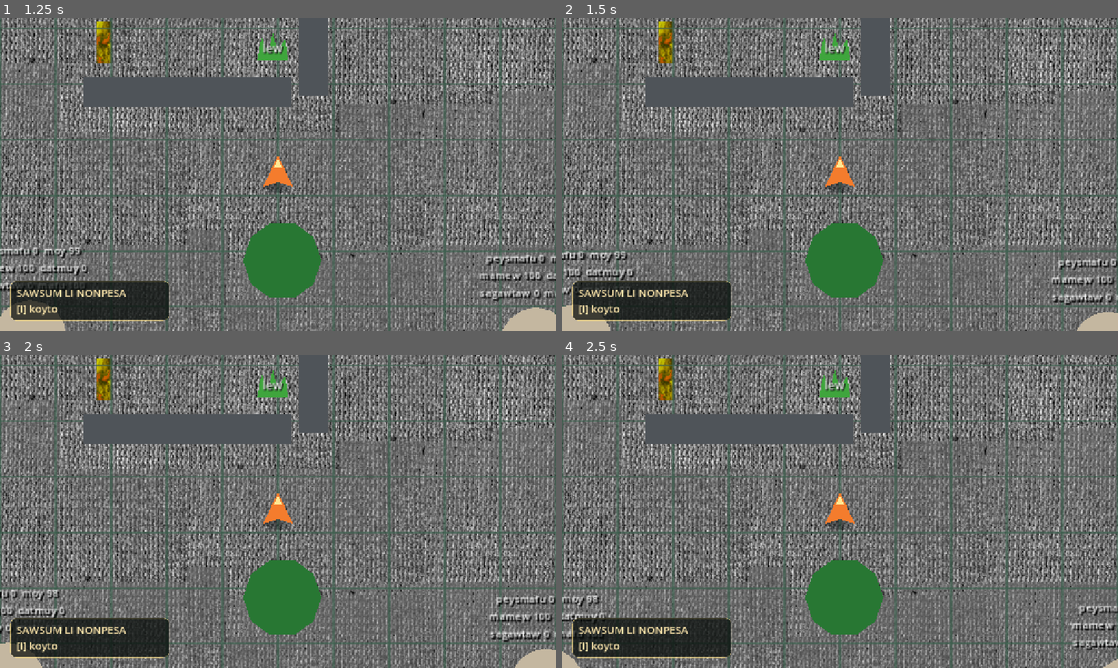
Above: before the commit, frames 1-4 (two rows, left to right).
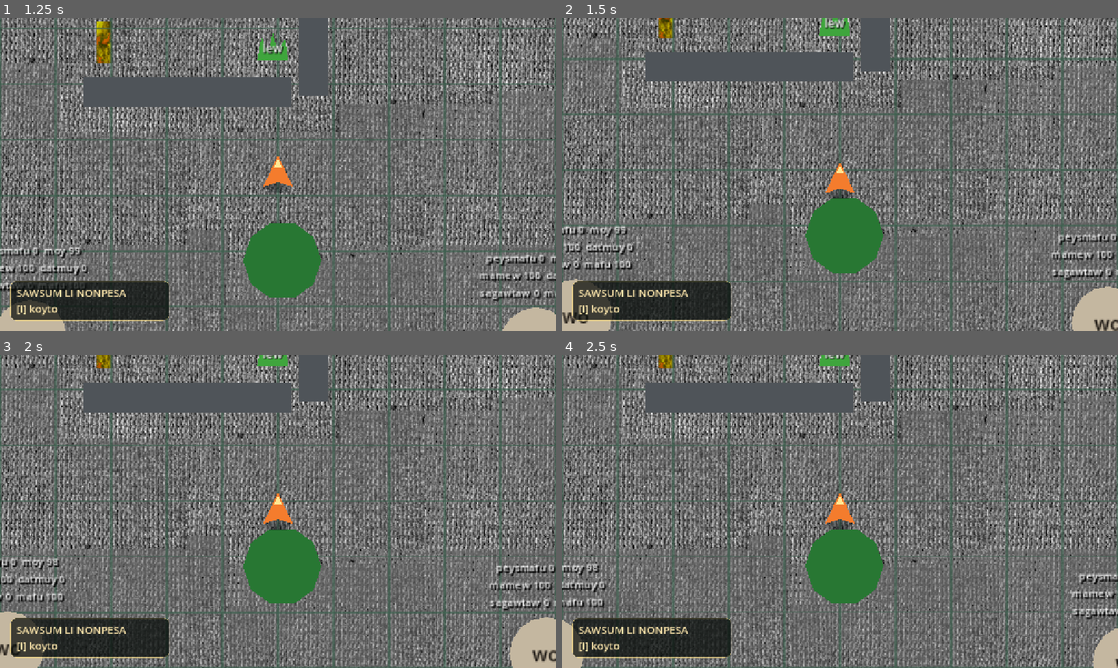
Above: after the commit, the same moments.

Repository: armikhalev/secret-sauce-godot
Game: Godot game, scene res://scenes/game.tscn
The game is run twice, just before and just after one commit, with the same random seed, the same clock (stepped at 60 frames per second) and the same inputs.
Inputs (mouse positions are in pixels of both pictures, inside the frame that each line leads up to):
- Up to frame 1 (1.25 s): tap Enter (menu_accept) at 0.5 s; move the mouse to (400, 158) at 0.52 s; hold Right (menu_right) from 0.53 s (still down); hold F (attack, bound only before the commit) from 0.53 s (still down); click (400, 158) at 0.67 s
- Up to frame 2 (1.5 s): move the mouse to (728, 190) at 1.27 s; release Right (menu_right) at 1.28 s; release F (attack, bound only before the commit) at 1.28 s; hold G (magnet_back, bound only after the commit) from 1.28 s (still down); tap F (attack, bound only before the commit) at 1.35 s
- Up to frame 3 (2 s): keep holding G (magnet_back, bound only after the commit)
- Up to frame 4 (2.5 s): move the mouse to (895, 442) at 2.02 s; release G (magnet_back, bound only after the commit) at 2.03 s; hold Right (menu_right) from 2.03 s (still down); hold = (zoom_in) from 2.03 s (still down); tap F (attack, bound only before the commit) at 2.3 s

Frame 1 is identical in both runs. In frame 2, 47% of the frame differs, in the area x 0-100%, y 0-100%; in frame 3, 50%; in frame 4, 49%.

Commit message:
fix:add actual magnet-back

Diff:
--- a/project.godot
+++ b/project.godot
@@ -115,9 +115,15 @@
 , Object(InputEventMouseButton,"resource_local_to_scene":false,"resource_name":"","device":0,"window_id":0,"alt_pressed …(243 unchanged characters)…
 ]
 }
-attack={
+circle_hit={
 "deadzone": 0.5,
 "events": [Object(InputEventKey,"resource_local_to_scene":false,"resource_name":"","device":0,"window_id":0,"alt_presse …(189 unchanged characters)…
+, Object(InputEventJoypadButton,"resource_local_to_scene":false,"resource_name":"","device":-1,"button_index":1,"pressure":0.0,"pressed":false,"script":null)
+]
+}
+magnet_back={
+"deadzone": 0.5,
+"events": [Object(InputEventKey,"resource_local_to_scene":false,"resource_name":"","device":0,"window_id":0,"alt_pressed":false,"shift_pressed":false,"ctrl_pressed":false,"meta_pressed":false,"pressed":false,"keycode":0,"physical_keycode":71,"key_label":0,"unicode":0,"location":0,"echo":false,"script":null)
 , Object(InputEventJoypadButton,"resource_local_to_scene":false,"resource_name":"","device":-1,"button_index":2,"pressure":0.0,"pressed":false,"script":null)
 ]
 }
--- a/scenes/game.tscn
+++ b/scenes/game.tscn
@@ -1329,6 +1329,7 @@
 position = Vector2(260, 180)
 
 [node name="Player" parent="World/Entities" unique_id=873471165 instance=ExtResource("1_player")]
+grant_test_magnet_back_on_start = true
 
 [node name="Items" type="Node2D" parent="World" unique_id=1148796590]
 
--- a/scenes/player.tscn
+++ b/scenes/player.tscn
@@ -25,6 +25,15 @@
 position = Vector2(0, -12)
 polygon = PackedVector2Array(0, -6, 5, 4, -5, 4)
 color = Color(1, 0.91, 0.58, 1)
+
+[node name="MagnetPull" type="Line2D" parent="."]
+visible = false
+points = PackedVector2Array(-15, 17, -10, 24, 0, 31, 10, 24, 15, 17)
+width = 3.0
+default_color = Color(0.58, 0.9, 1, 0.9)
+joint_mode = 1
+begin_cap_mode = 2
+end_cap_mode = 2
 
 [node name="AttackPivot" type="Node2D" parent="."]
 visible = false
--- a/scripts/inventory_menu.gd
+++ b/scripts/inventory_menu.gd
@@ -179,7 +179,6 @@
 		return
 	if selectable_kinds[selected_item_index] == "charm":
 		player.toggle_charm(selectable_data[selected_item_index])
-		rebuild_item_list()
 		return
 	if player.lew_inventory.is_empty():
 		return
--- a/scripts/lew_population.gd
+++ b/scripts/lew_population.gd
@@ -3,7 +3,7 @@
 @export var item_container_path: NodePath
 @export var spawn_points_path: NodePath
 @export var population_limit: int = 4
-@export var spawn_interval: float = 30.0
+@export var spawn_interval: float = 15.0
 
 var spawn_timer: Timer
 var eternal_spawn_slot_id := -1
--- a/scripts/player.gd
+++ b/scripts/player.gd
@@ -26,6 +26,7 @@
 @export var magnet_back_speed: float = 900.0
 @export var magnet_search_distance: float = 4000.0
 @export var charm_notches := 1
+@export var grant_test_magnet_back_on_start := false
 
 var lew_inventory: Array[LewData] = []
 var wo_inventory := 0
@@ -45,6 +46,7 @@
 var is_magnetizing_back := false
 var magnet_back_direction := Vector2.ZERO
 var magnet_back_distance_left := 0.0
+var magnet_pull_tween: Tween
 var bravery_by_npc_class: Dictionary = {
 	"predator": 0,
 	"herbivor": 0,
@@ -68,6 +70,9 @@
 	if migrated_circle_hit and equipped_charms.is_empty():
 		equipped_charms.append(CIRCLE_HIT_CHARM)
 	circle_hit_unlocked = has_charm(CIRCLE_HIT_CHARM)
+	if grant_test_magnet_back_on_start and grant_charm(MAGNET_BACK_CHARM):
+		if get_used_charm_notches() < charm_notches:
+			equipped_charms.append(MAGNET_BACK_CHARM)
 	_save_charms()
 
 
@@ -120,19 +125,22 @@
 
 
 func _unhandled_input(event: InputEvent) -> void:
-	if event.is_action_released("attack"):
+	if event.is_action_released("circle_hit"):
 		attack_button_held = false
 		return
 	if is_dead or is_rebounding or is_magnetizing_back:
 		return
-	if event.is_action_pressed("attack"):
-		if not is_charm_equipped(CIRCLE_HIT_CHARM) and not is_charm_equipped(MAGNET_BACK_CHARM):
+	if event.is_action_pressed("circle_hit"):
+		if not is_charm_equipped(CIRCLE_HIT_CHARM):
 			return
-		if is_charm_equipped(CIRCLE_HIT_CHARM):
-			attack_button_held = true
-			_attack_with_circle()
-		else:
-			_start_magnet_back()
+		attack_button_held = true
+		_attack_with_circle()
+		get_viewport().set_input_as_handled()
+		return
+	if event.is_action_pressed("magnet_back"):
+		if not is_charm_equipped(MAGNET_BACK_CHARM):
+			return
+		_start_magnet_back()
 		get_viewport().set_input_as_handled()
 		return
 
@@ -177,24 +185,21 @@
 	if is_dead or is_magnetizing_back or is_rebounding:
 		return
 	var backward := Vector2.DOWN.rotated(rotation).normalized()
-	var query := PhysicsRayQueryParameters2D.create(
-		global_position,
-		global_position + backward * magnet_search_distance
-	)
-	query.exclude = [get_rid()]
-	query.collision_mask = collision_mask
-	query.collide_with_areas = false
-	query.collide_with_bodies = true
-	var hit := get_world_2d().direct_space_state.intersect_ray(query)
-	if hit.is_empty():
-		return
 	magnet_back_direction = backward
-	magnet_back_distance_left = global_position.distance_to(hit.position)
+	magnet_back_distance_left = magnet_search_distance
 	is_magnetizing_back = true
 	velocity = magnet_back_direction * magnet_back_speed
+	$MagnetPull.show()
+	$MagnetPull.scale = Vector2(0.75, 0.45)
+	magnet_pull_tween = create_tween().set_loops()
+	magnet_pull_tween.tween_property($MagnetPull, "scale", Vector2(1.05, 1.35), 0.16).set_trans(Tween.TRANS_SINE)
+	magnet_pull_tween.tween_property($MagnetPull, "scale", Vector2(0.75, 0.45), 0.16).set_trans(Tween.TRANS_SINE)
 
 
 func _stop_magnet_back() -> void:
+	if magnet_pull_tween != null and magnet_pull_tween.is_valid():
+		magnet_pull_tween.kill()
+	$MagnetPull.hide()
 	is_magnetizing_back = false
 	magnet_back_direction = Vector2.ZERO
 	magnet_back_distance_left = 0.0
--- a/tests/controller_input_test.gd
+++ b/tests/controller_input_test.gd
@@ -26,6 +26,24 @@
 		quit(1)
 		return
 
+	var circle_uses_circle := false
+	for event in InputMap.action_get_events("circle_hit"):
+		if event is InputEventJoypadButton and event.button_index == 1:
+			circle_uses_circle = true
+	if not circle_uses_circle:
+		push_error("Circle-hit is not mapped to PS5 Circle.")
+		quit(1)
+		return
+
+	var magnet_uses_square := false
+	for event in InputMap.action_get_events("magnet_back"):
+		if event is InputEventJoypadButton and event.button_index == 2:
+			magnet_uses_square = true
+	if not magnet_uses_square:
+		push_error("Magnet-back is not mapped to PS5 Square.")
+		quit(1)
+		return
+
 	for action in ["zoom_in", "zoom_out"]:
 		var has_right_y_axis := false
 		var has_mouse_wheel := false
--- a/tests/held_stick_attack_test.gd
+++ b/tests/held_stick_attack_test.gd
@@ -14,14 +14,14 @@
 	player.toggle_charm(player.CIRCLE_HIT_CHARM)
 
 	var press := InputEventAction.new()
-	press.action = "attack"
+	press.action = "circle_hit"
 	press.pressed = true
 	player._unhandled_input(press)
 	await get_tree().create_timer(0.85).timeout
 	assert(saykwastes.fear >= 3, "holding attack must produce consecutive circle strikes")
 
 	var release := InputEventAction.new()
-	release.action = "attack"
+	release.action = "circle_hit"
 	release.pressed = false
 	player._unhandled_input(release)
 	await get_tree().create_timer(0.3).timeout
--- a/tests/inventory_menu_test.gd
+++ b/tests/inventory_menu_test.gd
@@ -13,12 +13,20 @@
 
 	var player = game.get_node("World/Entities/Player")
 	var menu = game.get_node("UI/InventoryMenu")
+	if not player.has_charm(player.MAGNET_BACK_CHARM) or not player.is_charm_equipped(player.MAGNET_BACK_CHARM):
+		push_error("A fresh game did not start with magnet-back visible and installed for testing.")
+		quit(1)
+		return
 	game.get_node("World/Entities/NPCs/Wo").queue_free()
 	game.get_node("World/Items/Lew").queue_free()
 	var item := LewData.new()
 	player.collect_lew(item)
 	player.collect_lew(LewData.new())
 	menu.set_menu_open(true)
+	if player.MAGNET_BACK_CHARM not in menu.selectable_data:
+		push_error("The starting magnet-back charm did not appear in the inventory menu.")
+		quit(1)
+		return
 
 	if not menu.visible:
 		push_error("Inventory menu did not open correctly.")
@@ -76,6 +84,8 @@
 		quit(1)
 		return
 
+	if player.is_charm_equipped(player.MAGNET_BACK_CHARM):
+		player.toggle_charm(player.MAGNET_BACK_CHARM)
 	player.grant_charm(player.CIRCLE_HIT_CHARM)
 	player.toggle_charm(player.CIRCLE_HIT_CHARM)
 	player.grant_charm(player.MAGNET_BACK_CHARM)
@@ -84,7 +94,7 @@
 		push_error("The menu did not show both charms and the single occupied notch.")
 		quit(1)
 		return
-	menu._select_item(menu.selectable_kinds.find("charm"))
+	menu._select_item(menu.selectable_data.find(player.CIRCLE_HIT_CHARM))
 	menu._drop_selected_item()
 	if player.is_charm_equipped(player.CIRCLE_HIT_CHARM):
 		push_error("Selecting an installed charm did not remove it from the notch.")
--- a/tests/magnet_back_test.gd
+++ b/tests/magnet_back_test.gd
@@ -16,10 +16,11 @@
 	player.grant_charm(player.MAGNET_BACK_CHARM)
 	player.toggle_charm(player.MAGNET_BACK_CHARM)
 	var attack := InputEventAction.new()
-	attack.action = "attack"
+	attack.action = "magnet_back"
 	attack.pressed = true
 	player._unhandled_input(attack)
 	assert(player.is_magnetizing_back, "the equipped magnet-back charm must activate on attack")
+	assert(player.get_node("MagnetPull").visible, "magnet-back must animate the rear of the player")
 	for frame in 90:
 		await get_tree().physics_frame
 		if not player.is_magnetizing_back:
@@ -27,6 +28,7 @@
 	assert(player.position.y > 200.0, "magnet-back must pull the triangle along its rear axis")
 	assert(player.position.y < wall.position.y, "magnet-back must stop against the first obstacle")
 	assert(not player.is_magnetizing_back and player.velocity == Vector2.ZERO)
+	assert(not player.get_node("MagnetPull").visible, "the rear pull animation must stop with the movement")
 	GameState.owned_charms.clear()
 	GameState.equipped_charms.clear()
 	get_tree().quit(0)
